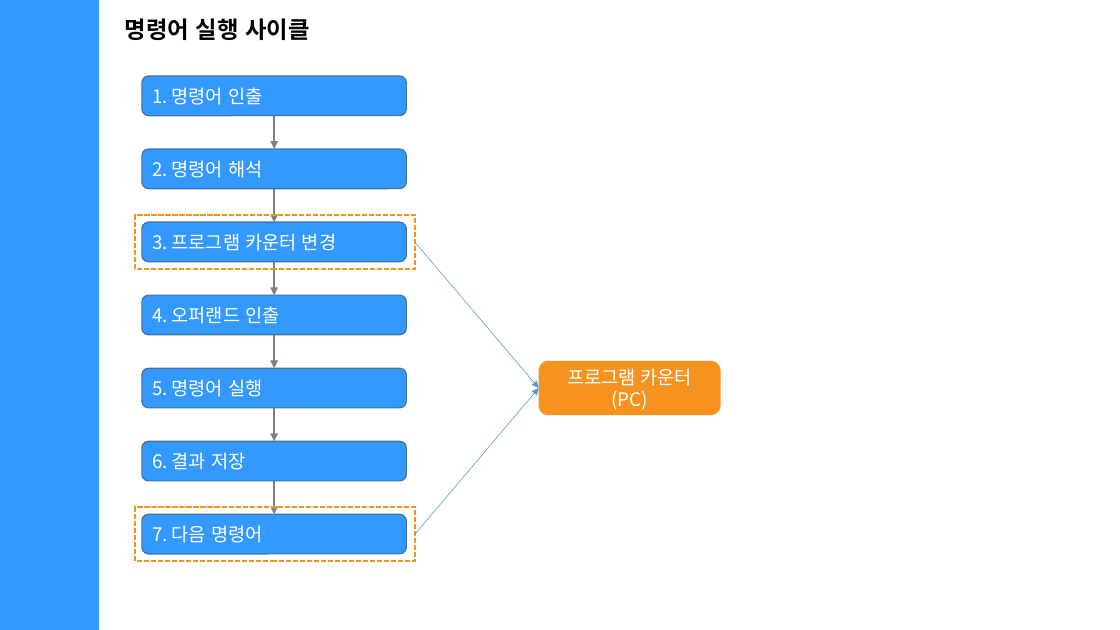
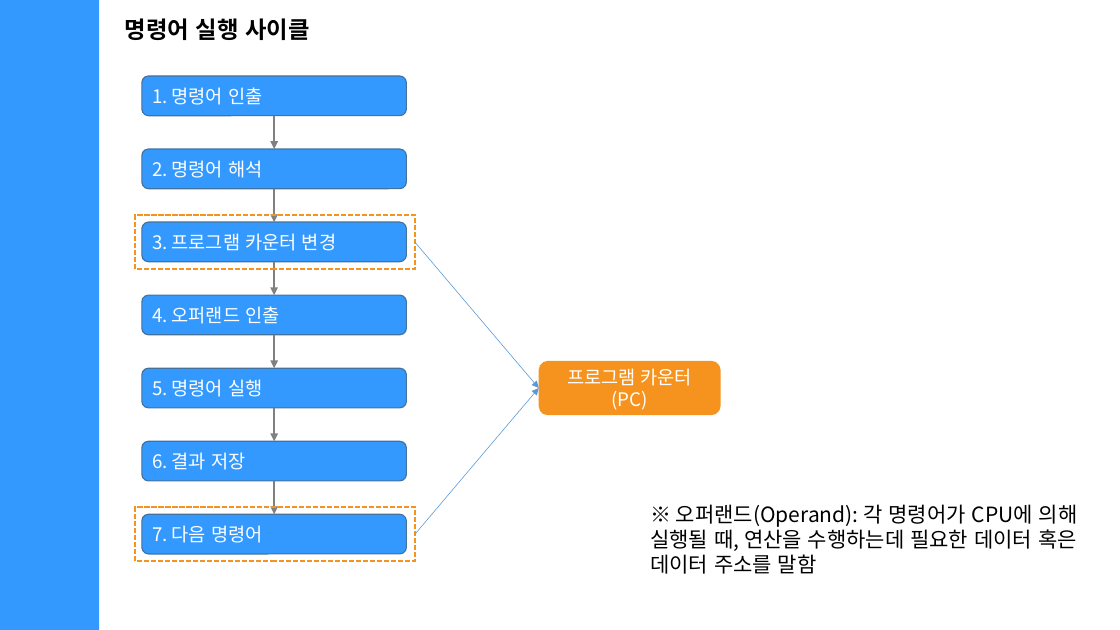
Before and after one commit to siwon-park/computer-science-study, a slide deck: slide 13 of 박시원/발표자료/220629_레지스터.pptx. Drawn at 1120x630 pixels with LibreOffice and Linux fonts; fonts in the diff are those of the drawing. Boxes give left, top, right and bottom in pixels: in the first picture for what was removed or moved away, otherwise in the second. Text is boxed around its words. In the diff, an @@ line names an element or a change of style, - is before the commit and + after.

```diff
--- a/박시원/발표자료/220629_레지스터.pptx
+++ b/박시원/발표자료/220629_레지스터.pptx
@@ text added at (650,504,1078,574), 18 pt, text #000000 @@
+※ 오퍼랜드(Operand): 각 명령어가 CPU에 의해 실행될 때, 연산을 수행하는데 필요한 데이터 혹은 데이터 주소를 말함
```
Also in this commit, not shown: 4 other slides changed, 1 other file.
